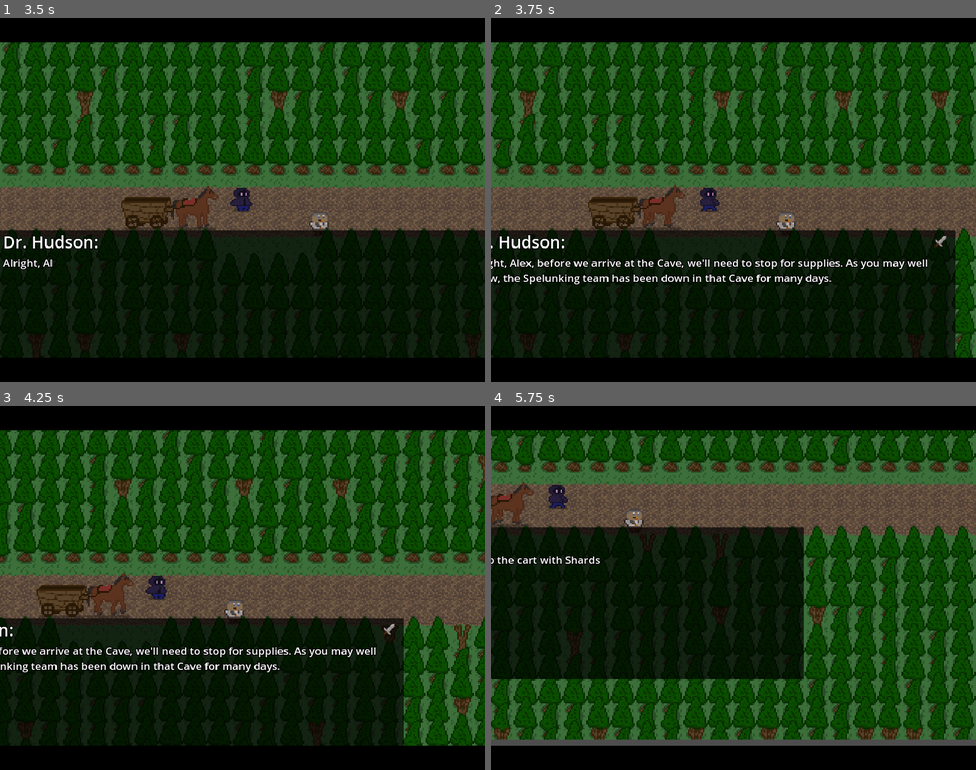
Above: before the commit, frames 1-4 (two rows, left to right).
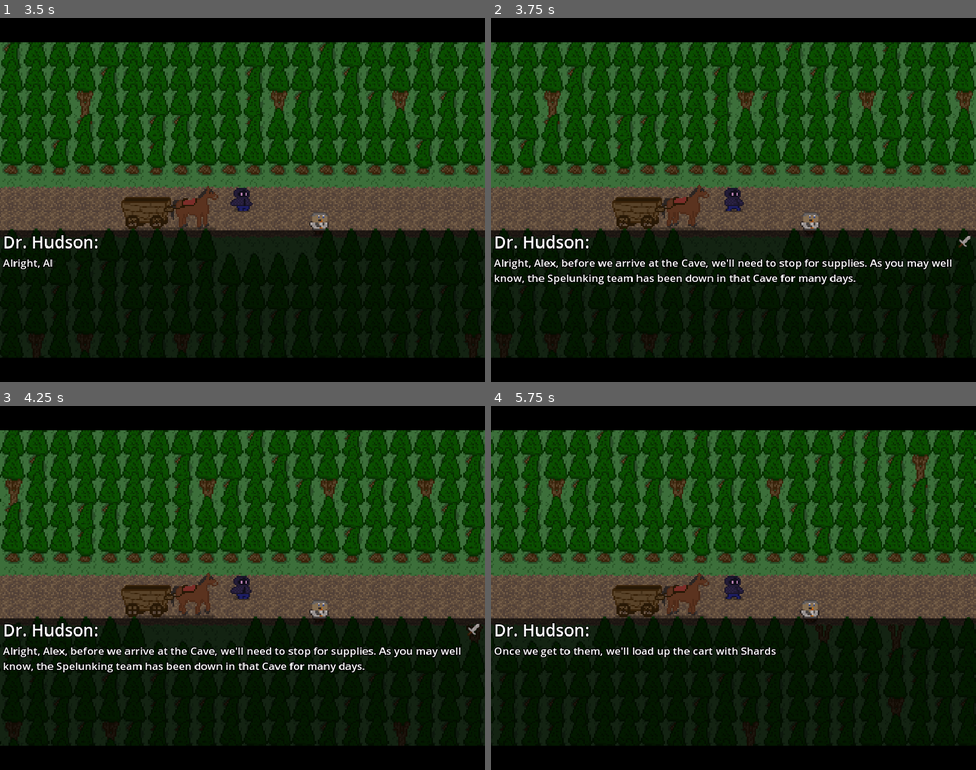
Above: after the commit, the same moments.

Repository: 123outerme/Shards-of-Grandeur
Game: Godot game, scene res://GameScenes/MainMenu.tscn
Same seed, same stepped clock (60 frames per second), same inputs: the game is played once before the commit and once after it.
Inputs (mouse positions are in pixels of both pictures, inside the frame that each line leads up to):
- Up to frame 1 (3.5 s): click "New Game" at 0.5 s; click (242, 185) at 1.27 s; type "Alex" at 1.35 s; click "New Game" at 2 s; click "Confirm & Start!" at 2.75 s
- Up to frame 2 (3.75 s): hold D (move_right) from 3.53 s (still down); hold F (game_decline) from 3.53 s (still down)
- Up to frame 3 (4.25 s): keep holding D (move_right); keep holding F (game_decline)
- Up to frame 4 (5.75 s): release D (move_right) at 4.28 s; release F (game_decline) at 4.28 s; hold S (move_down) 4.28-5.03 s; tap Space (game_interact) at 4.35 s; hold D (move_right) from 5.03 s (still down); hold Q (game_quests) from 5.03 s (still down)

Frame 1 is identical in both runs. In frame 2, 12% of the frame differs, in the area x 0-100%, y 6-94%; in frame 3, 39%; in frame 4, 68%.

Commit message:
Add static reward setting to overworld enemy spawner; skip summon dialogue if no shards; fix intro exit cutscene

Diff:
--- a/GameData/cutscenes/intro_scene/intro_exit_cutscene.tres
+++ b/GameData/cutscenes/intro_scene/intro_exit_cutscene.tres
@@ -31,7 +31,7 @@
 endTextBoxSpeaker = "Dr. Hudson"
 endTextBoxTexts = Array[String](["Oh dear, you look beat up. You should heal up and see if there's a blacksmith in town …(188 unchanged characters)…
 endTextBoxPauses = false
-endHoldCamera = true
+endHoldCamera = false
 
 [sub_resource type="Resource" id="Resource_wujr4"]
 script = ExtResource("1_eu3xk")
--- a/GameScenes/Battle.tscn
+++ b/GameScenes/Battle.tscn
@@ -76,8 +76,6 @@
 offset = Vector2(0, -8)
 zoom = Vector2(4, 4)
 script = ExtResource("10_ier4v")
-menuState = null
-commandingMinion = null
 battleController = NodePath("..")
 
 [node name="BattleTextBox" type="Node2D" parent="BattleCam"]
--- a/Scripts/Battle/BattleScene/BattleController.gd
+++ b/Scripts/Battle/BattleScene/BattleController.gd
@@ -84,6 +84,9 @@
 	for node in combatantNodes:
 		node.load_combatant_node()
 
+	if state.menu == BattleState.Menu.SUMMON and PlayerResources.inventory.count_of(Item.Type.SHARD) == 0:
+		state.menu = BattleState.Menu.ALL_COMMANDS
+
 	battleUI.set_menu_state(state.menu, false)
 
 func summon_minion(shard: Shard):
--- a/Scripts/Battle/BattleScene/BattleUI.gd
+++ b/Scripts/Battle/BattleScene/BattleUI.gd
@@ -70,11 +70,16 @@
 		if playerWins and len(battleComplete.rewards) == 0:
 			for combatantNode in battleController.get_all_combatant_nodes():
 				if combatantNode.role == CombatantNode.Role.ENEMY and combatantNode.combatant != null:
-					var dropIdx: int = WeightedThing.pick_item(combatantNode.combatant.dropTable)
-					if dropIdx > -1:
+					if combatantNode.battlePosition == 'Center' and PlayerResources.playerInfo.encounteredReward != null:
 						battleComplete.rewards.append( \
-								combatantNode.combatant.dropTable[dropIdx].reward.scale_reward_by_level(combatantNode.initialCombatantLv, combatantNode.combatant.stats.level) \
-						)
+								PlayerResources.playerInfo.encounteredReward.scale_reward_by_level(combatantNode.initialCombatantLv, combatantNode.combatant.stats.level) \
+							)
+					else:
+						var dropIdx: int = WeightedThing.pick_item(combatantNode.combatant.dropTable)
+						if dropIdx > -1:
+							battleComplete.rewards.append( \
+									combatantNode.combatant.dropTable[dropIdx].reward.scale_reward_by_level(combatantNode.initialCombatantLv, combatantNode.combatant.stats.level) \
+							)
 					PlayerResources.questInventory.progress_quest(combatantNode.combatant.save_name(), QuestStep.Type.DEFEAT)
 			battleController.state.rewards = battleComplete.rewards
 		battleComplete.load_battle_over_menu()
--- a/Scripts/Inventory/Inventory.gd
+++ b/Scripts/Inventory/Inventory.gd
@@ -74,6 +74,13 @@
 			return slot.count >= slot.item.maxCount
 	return false
 
+func count_of(itemType: Item.Type) -> int:
+	var count = 0
+	for slot in inventorySlots:
+		if slot.item.itemType == itemType:
+			count += 1
+	return count
+
 func trash_item(inventorySlot: InventorySlot, count: int = 1):
 	inventorySlot.count -= count
 	if inventorySlot.count <= 0:
--- a/Scripts/OverworldEnemy/EnemySpawner.gd
+++ b/Scripts/OverworldEnemy/EnemySpawner.gd
@@ -3,6 +3,7 @@
 
 @export var spawnerData: SpawnerData = SpawnerData.new()
 @export var combatant: Combatant
+@export var setReward: Reward = null
 @export var disappearAfterCutscene: String = ''
 @export var combatantLevel: int = 1
 @export var spawnRange: float = 48.0
@@ -41,7 +42,7 @@
 			if enemy.encounteredPlayer:
 				delete_enemy()
 			else:
-				spawnerData.enemyData = OverworldEnemyData.new(combatant, enemy.position, enemy.disableMovement, enemy.enemyData.combatantLevel)
+				spawnerData.enemyData = OverworldEnemyData.new(combatant, setReward, enemy.position, enemy.disableMovement, enemy.enemyData.combatantLevel)
 		else:
 			spawnerData.enemyData = null
 		spawnerData.save_data(save_path + enemiesDir, spawnerData)
--- a/Scripts/OverworldEnemy/OverworldEnemy.gd
+++ b/Scripts/OverworldEnemy/OverworldEnemy.gd
@@ -88,6 +88,7 @@
 	if area.name == "PlayerEventCollider" and spawner != null:
 		PlayerResources.playerInfo.encounteredName = combatant.save_name()
 		PlayerResources.playerInfo.encounteredLevel = enemyData.combatantLevel
+		PlayerResources.playerInfo.encounteredReward = enemyData.setReward
 		spawner.spawnerData.spawnedLastEncounter = true
 		encounteredPlayer = true
 		SaveHandler.save_data()
--- a/Scripts/OverworldEnemy/OverworldEnemyData.gd
+++ b/Scripts/OverworldEnemy/OverworldEnemyData.gd
@@ -2,6 +2,7 @@
 class_name OverworldEnemyData
 
 @export var combatant: Combatant = null
+@export var setReward: Reward = null
 @export var position: Vector2 = Vector2()
 @export var disableMovement: bool = false
 @export var combatantLevel: int = 1
@@ -11,11 +12,13 @@
 
 func _init(
 	i_combatant = null,
+	i_reward = null,
 	i_pos = Vector2(),
 	i_disableMove = false,
 	i_combatantLv = 1
 ):
 	combatant = i_combatant
+	setReward = i_reward
 	position = i_pos
 	disableMovement = i_disableMove
 	combatantLevel = i_combatantLv
--- a/Scripts/Player/PlayerController.gd
+++ b/Scripts/Player/PlayerController.gd
@@ -97,7 +97,7 @@
 		else:
 			play_animation('stand')
 		move_and_slide()
-	if inCutscene:
+	if inCutscene and false:
 		var vel = Input.get_vector("move_left", "move_right", "move_up", "move_down").normalized() * SPEED
 		cam.position += vel * _delta
 
--- a/Scripts/Player/PlayerInfo.gd
+++ b/Scripts/Player/PlayerInfo.gd
@@ -22,6 +22,7 @@
 @export var exitingBattle: bool
 @export var encounteredName: String
 @export var encounteredLevel: int = 1
+@export var encounteredReward: Reward = null
 
 @export_category("PlayerInfo: Overworld State")
 @export var pickedUpItems: Array[String] = []
@@ -48,6 +49,7 @@
 	i_exitingBattle = false,
 	i_encounteredName = "",
 	i_encounteredLevel = 1,
+	i_encounteredReward = null,
 	i_pickedUpItems: Array[String] = [],
 	i_pickedUpItem = null,
 	i_cutscenesPlayed: Array[String] = [],
@@ -67,6 +69,7 @@
 	exitingBattle = i_exitingBattle
 	encounteredName = i_encounteredName
 	encounteredLevel = i_encounteredLevel
+	encounteredReward = i_encounteredReward
 	pickedUpItems = i_pickedUpItems
 	pickedUpItem = i_pickedUpItem
 	cutscenesPlayed = i_cutscenesPlayed
